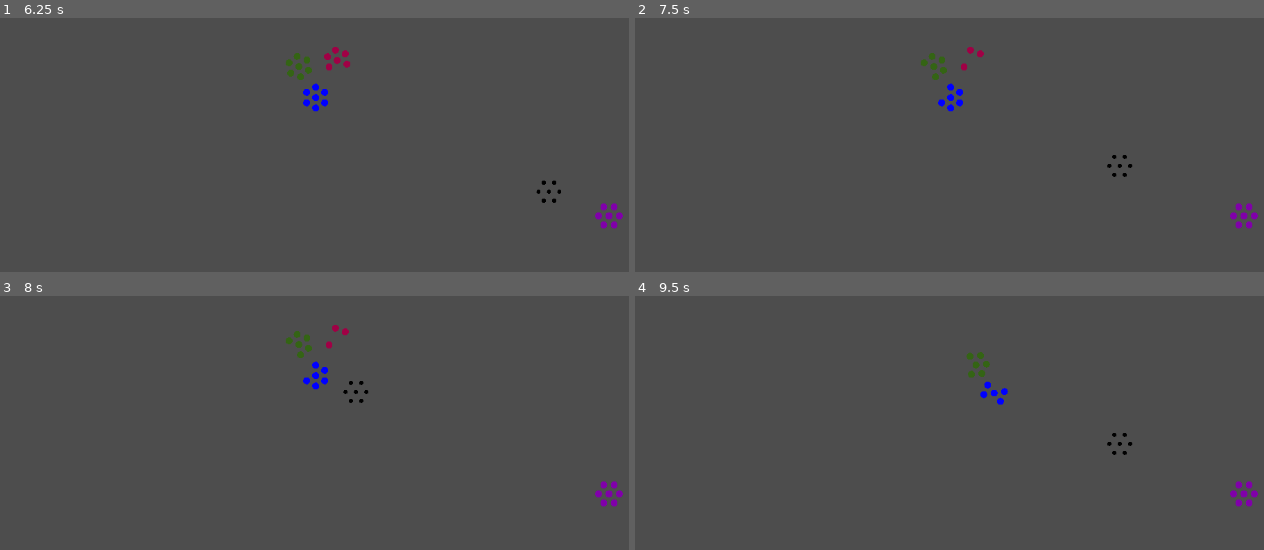
Above: before the commit, frames 1-4 (two rows, left to right).
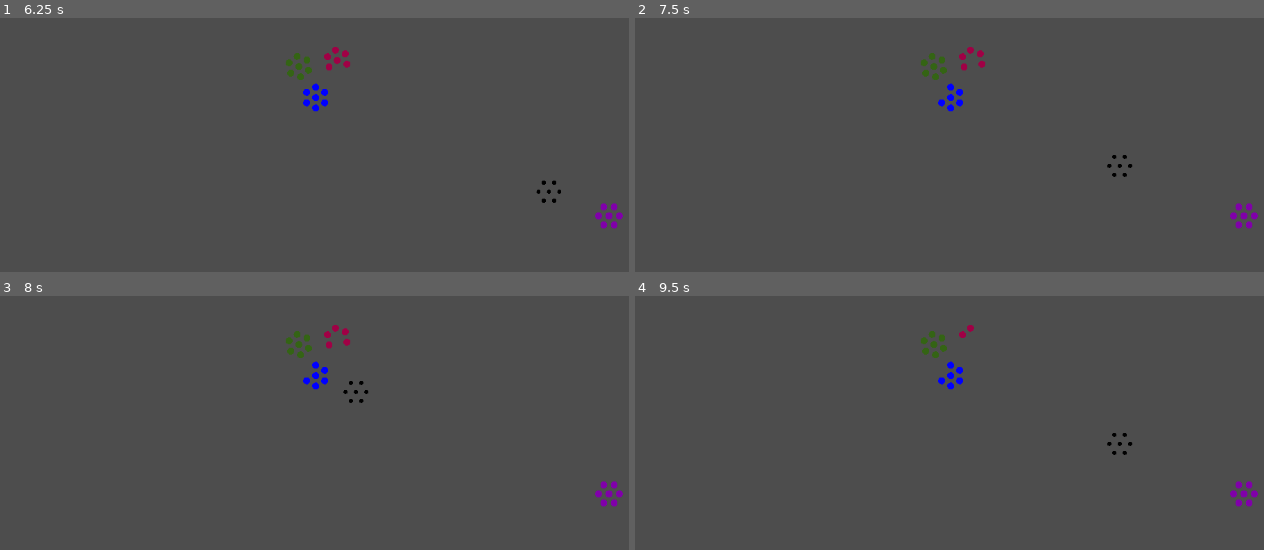
Above: after the commit, the same moments.

Repository: the-alex-g/CardGame
Game: Godot game, scene res://world/world.tscn
The game is run twice, just before and just after one commit, with the same random seed, the same clock (stepped at 60 frames per second) and the same inputs.
Inputs:
- Up to frame 1 (6.25 s): tap Enter at 4.25 s; tap Space at 5 s
- Up to frame 2 (7.5 s): tap Enter at 7.25 s
- Up to frame 3 (8 s): no input
- Up to frame 4 (9.5 s): tap Space at 8 s

Frame 1 is identical in both runs. In frame 2, less than 0.1% of the frame differs, in the area x 45-56%, y 13-24%; in frame 3, less than 0.1%; in frame 4, 0.7%, in the area x 45-60%, y 11-43%.

Commit message:
Refactor soldiers and targeting in order to support captains
Specifically, I did the following:
-Move ranged and melee soldier logic into one script
-Separate targeting logic further into a hit area and a targeting area
-Make soldiers hide instead of queue_free

Diff:
--- /dev/null
+++ b/project/resources/targeting/hit_area.gd
@@ -0,0 +1,48 @@
+class_name HitArea
+extends Area2D
+
+signal updated_target_in_range(is_target_in_range)
+
+var _target : Unit
+var hit_range := 0.0 : set = _set_hit_range
+
+@onready var _collision_shape : CollisionShape2D = $CollisionShape2D
+
+
+func _on_body_entered(body:PhysicsBody2D)->void:
+	# you can hit your target now
+	if body == _target:
+		_set_is_target_in_range(true)
+
+
+func _on_body_exited(body:PhysicsBody2D)->void:
+	# you can't hit your target anymore
+	if body == _target:
+		_set_is_target_in_range(false)
+
+
+func _check_hit_area_for_target()->void:
+	# can you hit the target? Used to process new targets.
+	if get_overlapping_bodies().has(_target):
+		_set_is_target_in_range(true)
+	else:
+		_set_is_target_in_range(false)
+
+
+func _set_is_target_in_range(value:bool)->void:
+	emit_signal("updated_target_in_range", value)
+
+
+func _set_hit_range(value:float)->void:
+	_collision_shape.shape = _get_circle_shape(value)
+
+
+func _get_circle_shape(radius:float)->CircleShape2D:
+	var shape := CircleShape2D.new()
+	shape.radius = radius
+	return shape
+
+
+func _on_targeting_area_aquired_new_target(new_target:Unit)->void:
+	_target = new_target
+	_check_hit_area_for_target()
--- /dev/null
+++ b/project/resources/targeting/hit_area.tscn
@@ -0,0 +1,14 @@
+[gd_scene load_steps=3 format=3 uid="uid://c75ul6ulpjtar"]
+
+[ext_resource type="Script" path="res://resources/targeting/hit_area.gd" id="1_lg1gm"]
+
+[sub_resource type="CircleShape2D" id="CircleShape2D_ww04k"]
+
+[node name="HitArea" type="Area2D"]
+script = ExtResource("1_lg1gm")
+
+[node name="CollisionShape2D" type="CollisionShape2D" parent="."]
+shape = SubResource("CircleShape2D_ww04k")
+
+[connection signal="body_entered" from="." to="." method="_on_body_entered"]
+[connection signal="body_exited" from="." to="." method="_on_body_exited"]
--- a/project/resources/targeting_area.gd
+++ b/project/resources/targeting/targeting_area.gd
@@ -8,11 +8,9 @@
 var hit_range := 0.0 : set = _set_hit_range
 var team_index := 0
 var _target : Unit
-var _is_target_in_range := false : set = _set_is_target_in_range
 
 @onready var _targeting_area_collision : CollisionShape2D = $CollisionShape2D
-@onready var _hit_area : Area2D = $HitArea
-@onready var _hit_area_collision : CollisionShape2D = $HitArea/CollisionShape2D
+@onready var _hit_area : HitArea = $HitArea
 
 
 func _is_closer_than_target(point:Vector2)->bool:
@@ -24,18 +22,6 @@
 			return true
 		else:
 			return false
-
-
-func _on_hit_area_body_entered(body:PhysicsBody2D)->void:
-	# you can hit your target now
-	if body == _target:
-		_set_is_target_in_range(true)
-
-
-func _on_hit_area_body_exited(body:PhysicsBody2D)->void:
-	# you can't hit your target anymore
-	if body == _target:
-		_set_is_target_in_range(false)
 
 
 func _on_target_died()->void:
@@ -53,19 +39,10 @@
 	_set_target(closest_unit)
 
 
-func _check_hit_area_for_target()->void:
-	# can you hit the target? Used to process new targets.
-	if _hit_area.get_overlapping_bodies().has(_target):
-		_set_is_target_in_range(true)
-	else:
-		_set_is_target_in_range(false)
-
-
 func _set_target(value:Unit)->void:
 	# change target.
 	_manage_target_died_signals(value)
 	_target = value
-	_check_hit_area_for_target()
 	emit_signal("aquired_new_target", _target)
 
 
@@ -74,11 +51,6 @@
 		_target.died.disconnect(Callable(self, "_on_target_died"))
 	if new_target != null:
 		new_target.died.connect(Callable(self, "_on_target_died"))
-
-
-func _set_is_target_in_range(value:bool)->void:
-	_is_target_in_range = value
-	emit_signal("updated_target_in_range", _is_target_in_range)
 
 
 func _on_body_entered(body:PhysicsBody2D)->void:
@@ -94,11 +66,16 @@
 	_targeting_area_collision.shape = _get_circle_shape(value)
 
 
-func _set_hit_range(value:float)->void:
-	_hit_area_collision.shape = _get_circle_shape(value)
-
-
 func _get_circle_shape(radius:float)->CircleShape2D:
 	var shape := CircleShape2D.new()
 	shape.radius = radius
 	return shape
+
+
+func _set_hit_range(value:float)->void:
+	print(value)
+	_hit_area.hit_range = value
+
+
+func _on_hit_area_updated_target_in_range(is_target_in_range):
+	emit_signal("updated_target_in_range", is_target_in_range)
--- /dev/null
+++ b/project/resources/targeting/targeting_area.tscn
@@ -0,0 +1,18 @@
+[gd_scene load_steps=4 format=3 uid="uid://c0flmbctes8js"]
+
+[ext_resource type="Script" path="res://resources/targeting/targeting_area.gd" id="1_i16nx"]
+[ext_resource type="PackedScene" uid="uid://c75ul6ulpjtar" path="res://resources/targeting/hit_area.tscn" id="2_agag5"]
+
+[sub_resource type="CircleShape2D" id="CircleShape2D_ll81e"]
+
+[node name="TargetingArea" type="Area2D"]
+script = ExtResource("1_i16nx")
+
+[node name="CollisionShape2D" type="CollisionShape2D" parent="."]
+shape = SubResource("CircleShape2D_ll81e")
+
+[node name="HitArea" parent="." instance=ExtResource("2_agag5")]
+
+[connection signal="aquired_new_target" from="." to="HitArea" method="_on_targeting_area_aquired_new_target"]
+[connection signal="body_entered" from="." to="." method="_on_body_entered"]
+[connection signal="updated_target_in_range" from="HitArea" to="." method="_on_hit_area_updated_target_in_range"]
--- a/project/resources/targeting_area.tscn
+++ /dev/null
@@ -1,22 +0,0 @@
-[gd_scene load_steps=4 format=3 uid="uid://c0flmbctes8js"]
-
-[ext_resource type="Script" path="res://resources/targeting_area.gd" id="1_32b1t"]
-
-[sub_resource type="CircleShape2D" id="CircleShape2D_ll81e"]
-
-[sub_resource type="CircleShape2D" id="CircleShape2D_ww04k"]
-
-[node name="TargetingArea" type="Area2D"]
-script = ExtResource("1_32b1t")
-
-[node name="CollisionShape2D" type="CollisionShape2D" parent="."]
-shape = SubResource("CircleShape2D_ll81e")
-
-[node name="HitArea" type="Area2D" parent="."]
-
-[node name="CollisionShape2D" type="CollisionShape2D" parent="HitArea"]
-shape = SubResource("CircleShape2D_ww04k")
-
-[connection signal="body_entered" from="." to="." method="_on_body_entered"]
-[connection signal="body_entered" from="HitArea" to="." method="_on_hit_area_body_entered"]
-[connection signal="body_exited" from="HitArea" to="." method="_on_hit_area_body_exited"]
--- a/project/soldier/ranged_soldier.gd
+++ /dev/null
@@ -1,15 +0,0 @@
-class_name RangedSoldier
-extends Soldier
-
-signal shoot(ammo, from)
-
-
-func _get_attack()->Attack:
-	_shoot()
-	return Attack.new(_roll_die(20) + dexterity, _get_damage())
-
-
-func _shoot()->Ammo:
-	var ammo := preload("res://ammo/ammo.tscn").instantiate()
-	emit_signal("shoot", ammo, global_position)
-	return ammo
--- a/project/soldier/soldier.gd
+++ b/project/soldier/soldier.gd
@@ -1,11 +1,14 @@
 class_name Soldier
 extends Node2D
+
+signal shoot(ammo, from)
 
 @export var health := 8
 @export var armor_values : PackedStringArray = []
 @export var damage_values : PackedStringArray = []
 @export var strength := 0
 @export var dexterity := 0
+@export_enum("Melee", "Ranged") var soldier_type := "Melee"
 
 var attack : Attack : get = _get_attack
 var color := Color.BLUE
@@ -20,10 +23,15 @@
 		incoming_attack.damage = max(1, incoming_attack.damage - _get_armor())
 		health -= incoming_attack.damage
 		if health <= 0:
-			queue_free()
+			hide()
 
 
 func _get_attack()->Attack:
+	if not visible:
+		return Attack.new(0, 0)
+
+	if soldier_type == "Ranged":
+		_shoot()
 	return Attack.new(_roll_die(20) + dexterity, _get_damage())
 
 
@@ -31,6 +39,12 @@
 	var damage := _parse_value_array(damage_values)
 	damage += min(strength, damage)
 	return damage
+
+
+func _shoot()->Ammo:
+	var ammo := preload("res://ammo/ammo.tscn").instantiate()
+	emit_signal("shoot", ammo, global_position)
+	return ammo
 
 
 func _get_armor()->int:
--- a/project/unit/unit.gd
+++ b/project/unit/unit.gd
@@ -62,9 +62,10 @@
 
 func _instance_soldier(soldier_position:Vector2)->void:
 	# add a soldier
-	var soldier := Soldier.new() if unit_type == "Melee" else RangedSoldier.new()
+	var soldier := Soldier.new()
 	if unit_type == "Ranged":
 		soldier.shoot.connect(Callable(self, "_on_soldier_shoot"))
+	soldier.soldier_type = unit_type
 	soldier.position = soldier_position
 	soldier.color = color
 	_soldier_container.add_child(soldier)
@@ -152,7 +153,7 @@
 	# I admit I haven't tried it.
 	var soldiers := 0
 	for soldier in _get_soldiers():
-		if not soldier.is_queued_for_deletion():
+		if soldier.visible:
 			soldiers += 1
 	return soldiers
 
